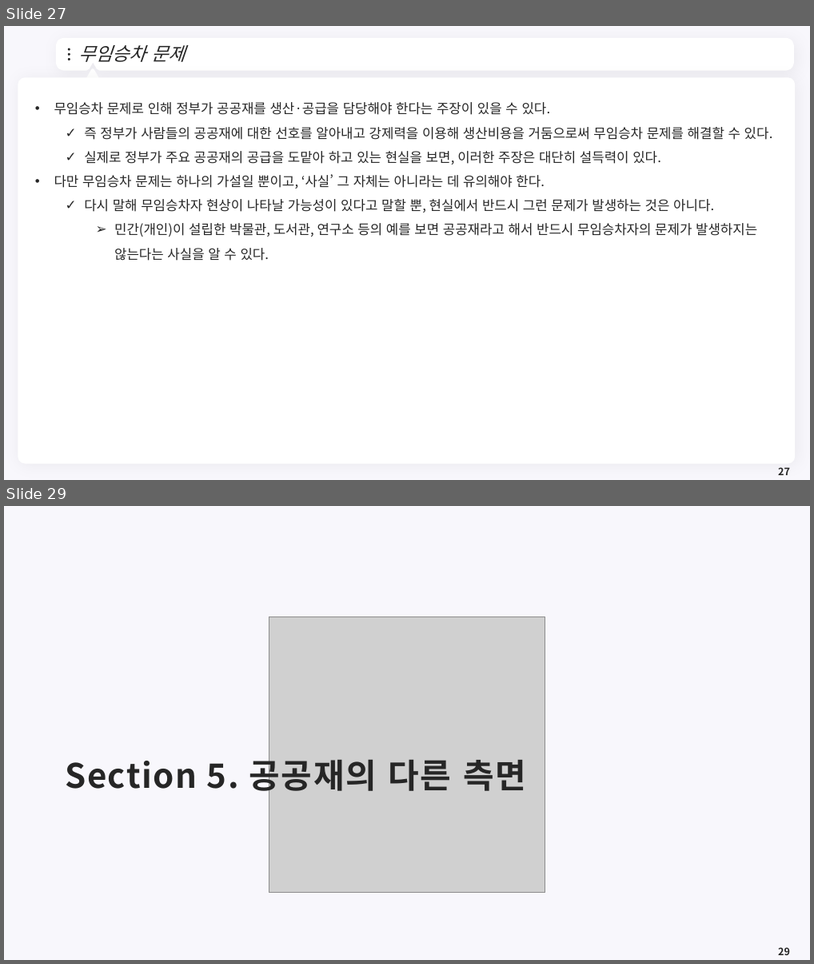
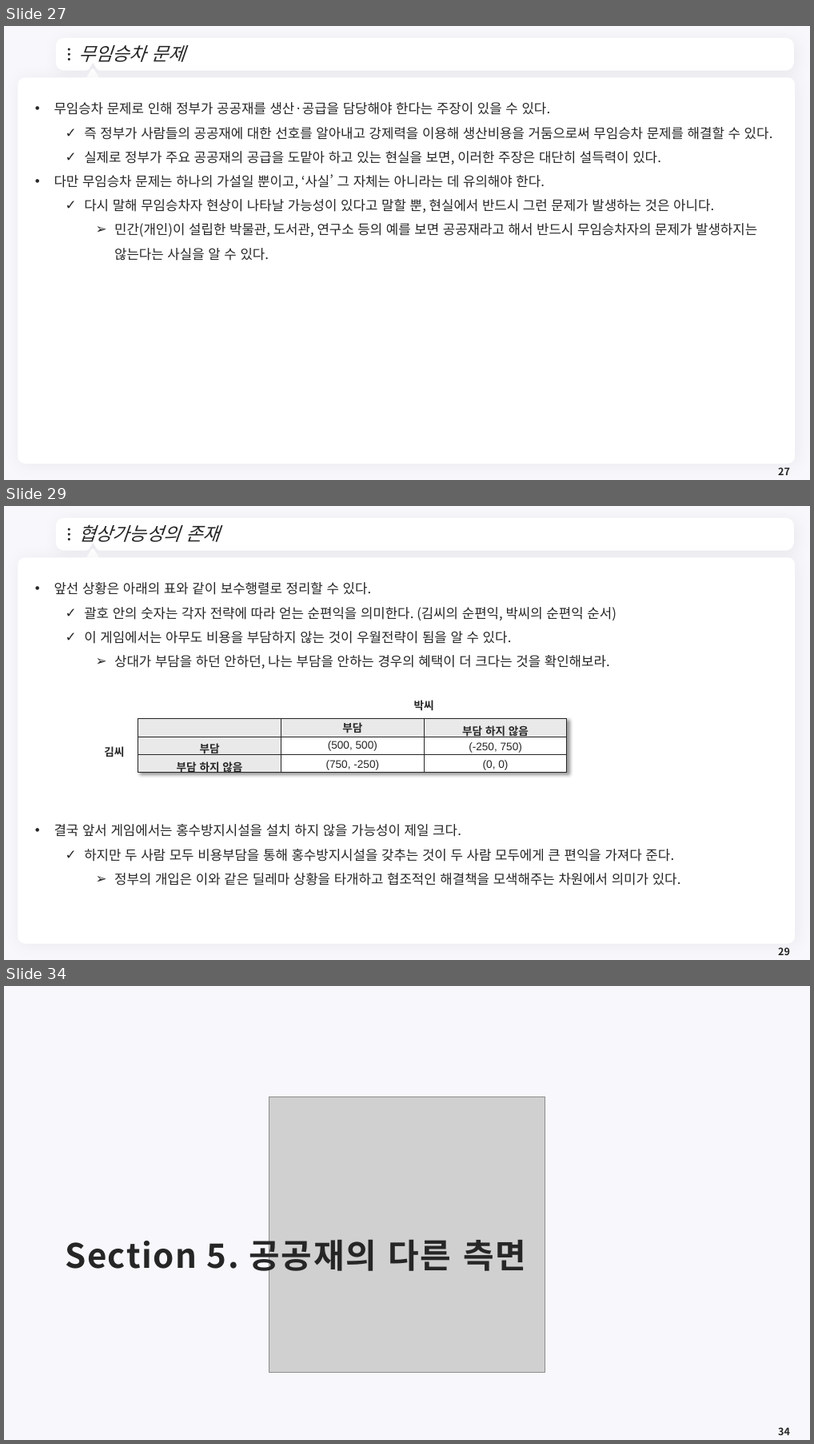
Before and after one commit to meandthey/Teaching, a slide deck: 재정학/01_Lectures/재정학_Chapter_4.pptx. Shown one above the other, each under a label of ours: slides 27 and 29 before the commit, slides 27, 29 and 34 after it; the slides between them are not shown. The pictures are 814x964 and 814x1444 pixels, drawn with LibreOffice and Linux fonts; fonts in the diff are those of the drawing; grey boxes stand for pictures; background and template pictures are left out. Boxes give left, top, right and bottom in pixels: in the first picture for what was removed or moved away, otherwise in the second. Text is boxed around its words. In the diff, an @@ line names an element or a change of style, - is before the commit and + after.

```diff
--- a/재정학/01_Lectures/재정학_Chapter_4.pptx
+++ b/재정학/01_Lectures/재정학_Chapter_4.pptx
@@ slide 29 added at bbox=[4, 506, 810, 960], background #F8F7FC; not listed: 7 template elements that a slide beside it also shows @@
@@ title added at bbox=[78, 524, 219, 542], 22 pt, text #262626, italic @@
+협상가능성의 존재
@@ text added at bbox=[54, 582, 682, 885], 16 pt, text #262626 @@
+• 앞선 상황은 아래의 표와 같이 보수행렬로 정리할 수 있다.
+  ✓ 괄호 안의 숫자는 각자 전략에 따라 얻는 순편익을 의미한다. (김씨의 순편익, 박씨의 순편익 순서)
+  ✓ 이 게임에서는 아무도 비용을 부담하지 않는 것이 우월전략이 됨을 알 수 있다.
+    ➢ 상대가 부담을 하던 안하던, 나는 부담을 안하는 경우의 혜택이 더 크다는 것을 확인해보라.
+• 결국 앞서 게임에서는 홍수방지시설을 설치 하지 않을 가능성이 제일 크다.
+  ✓ 하지만 두 사람 모두 비용부담을 통해 홍수방지시설을 갖추는 것이 두 사람 모두에게 큰 편익을 가져다 준다.
+    ➢ 정부의 개입은 이와 같은 딜레마 상황을 타개하고 협조적인 해결책을 모색해주는 차원에서 의미가 있다.
@@ table added at bbox=[138, 718, 566, 776], 3 rows, 3 columns @@
+ | 부담 | 부담 하지 않음
+부담 | (500, 500) | (-250, 750)
+부담 하지 않음 | (750, -250) | (0, 0)
@@ text added at bbox=[414, 700, 434, 711], 13 pt, text #262626, bold @@
+박씨
@@ text added at bbox=[104, 746, 124, 757], 13 pt, text #262626, bold @@
+김씨
@@ page number added at bbox=[778, 947, 790, 955], 12 pt, text #262626, bold @@
+29
@@ what was slide 29 is now slide 34 @@
@@ page number at bbox=[778, 1427, 790, 1435]: text changed @@
-29
+34
```
Also in this commit, not shown: 1 slide changed, 7 other slides added.
